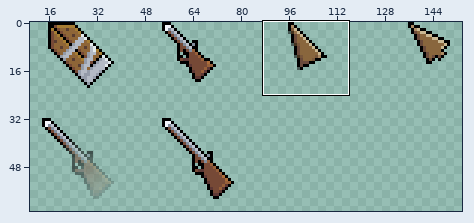
Sprite sheet -- tiles/mouse.png. The first picture is a wide view before the edit; the outline marks the close-up.
Close-up. Old version:
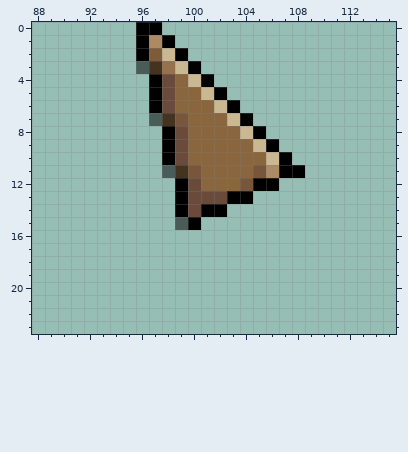
The file is 320x200 pixels. Colours within 5 levels of each other are drawn and written as one. Shown: x 88..115, y 0..23. The wide view leaves out empty margins.
New version:
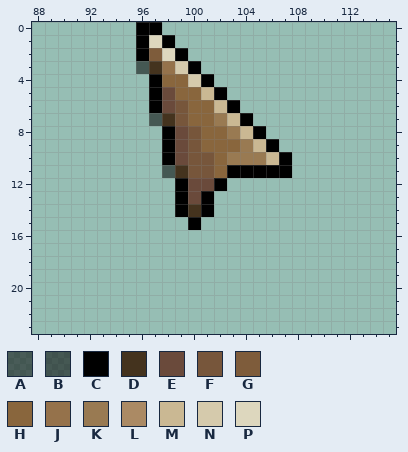
Palette (. is transparent): A #00000083  B #00000089  C #000000  D #44331e  E #6a4a3b  F #77563b  G #7e5c3b  H #89663d  J #95724b  K #997a52  L #ab8a64  M #cab893  N #d5caac  P #ddd7be
The edit:
Changed rows in their new state; - is an unchanged pixel.
first column x 96:
 1 -P-----------
 2 --P----------
 3 B--N---------
 4 --H-N--------
 6 ---F---------
 7 -B----K------
 8 ----F--K-----
 9 ----F---K----
10 ----FF-KKK---
11 --B--F-CCCC-.
12 -----EC....--
13 -----C...----
14 ----D-.------
15 ---.---------
